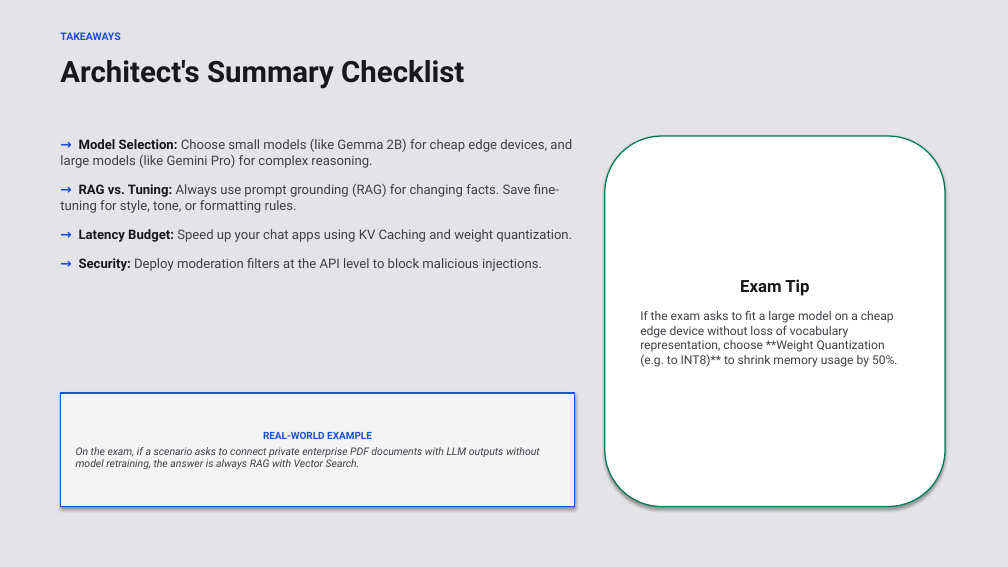
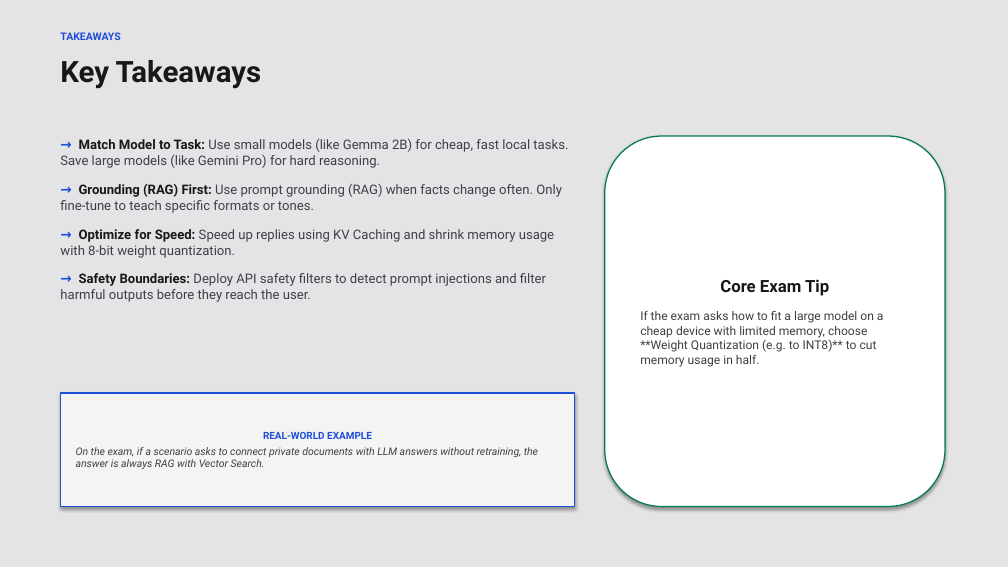
Before and after one commit to Bethana86/gcp-ml-training-hub, a slide deck: slide 12 of llm-presentation/Introduction_to_LLM.pptx. Drawn at 1008x567 pixels with LibreOffice and Linux fonts; fonts in the diff are those of the drawing. Boxes give left, top, right and bottom in pixels: in the first picture for what was removed or moved away, otherwise in the second. Text is boxed around its words. In the diff, an @@ line names an element or a change of style, - is before the commit and + after.

Commit message:
Add Transformer architecture diagram to Slide 3 and rename Slide 12 to Key Takeaways

```diff
--- a/llm-presentation/Introduction_to_LLM.pptx
+++ b/llm-presentation/Introduction_to_LLM.pptx
@@ text at (x1=60, y1=60, x2=262, y2=89): text changed @@
-Architect's Summary Checklist
+Key Takeaways
@@ text at (x1=60, y1=139, x2=568, y2=302): text changed @@
-→ Model Selection: Choose small models (like Gemma 2B) for cheap edge devices, and large models (like Gemini Pro) for complex reasoning.
-→ RAG vs. Tuning: Always use prompt grounding (RAG) for changing facts. Save fine-tuning for style, tone, or formatting rules.
-→ Latency Budget: Speed up your chat apps using KV Caching and weight quantization.
-→ Security: Deploy moderation filters at the API level to block malicious injections.
+→ Match Model to Task: Use small models (like Gemma 2B) for cheap, fast local tasks. Save large models (like Gemini Pro) for hard reasoning.
+→ Grounding (RAG) First: Use prompt grounding (RAG) when facts change often. Only fine-tune to teach specific formats or tones.
+→ Optimize for Speed: Speed up replies using KV Caching and shrink memory usage with 8-bit weight quantization.
+→ Safety Boundaries: Deploy API safety filters to detect prompt injections and filter harmful outputs before they reach the user.
@@ text in rounded rectangle at (x1=640, y1=279, x2=884, y2=367): text changed @@
-Exam Tip
-If the exam asks to fit a large model on a cheap edge device without loss of vocabulary representation, choose **Weight Quantization (e.g. to INT8)** to shrink memory usage by 50%.
+Core Exam Tip
+If the exam asks how to fit a large model on a cheap device with limited memory, choose **Weight Quantization (e.g. to INT8)** to cut memory usage in half.
@@ text in rectangle at (x1=76, y1=447, x2=538, y2=469): text changed @@
-On the exam, if a scenario asks to connect private enterprise PDF documents with LLM outputs without model retraining, the answer is always RAG with Vector Search.
+On the exam, if a scenario asks to connect private documents with LLM answers without retraining, the answer is always RAG with Vector Search.
```
Also in this commit, not shown: 1 other slide changed, 2 other files.
